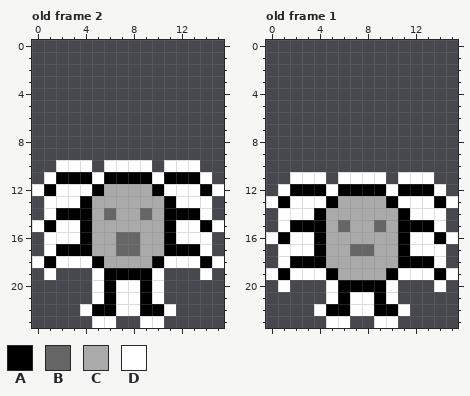
One commit to this pixel-art file: assets/towers.aseprite. The picture above was drawn from the file before the commit.
16x24 pixels, 8 frames. Shown: old frame 2, old frame 1. The commit also changed other frames, which this record leaves out.
Palette (. is transparent): A #000000  B #666666  C #aaaaaa  D #ffffff
Pixels before, old frame 2, first column x 0:
10 ..DDD.DDDD.DDD..
11 .DAAADAAAADAAAD.
12 DADDDACCCCADDDAD
13 .DDDACCCCCCADDD.
14 .DAAACBCCBCAAAD.
15 DADDACCCCCCADDAD
16 .DDDACCBBCCADDD.
17 .DAAACCBBCCAAAD.
18 DADDDACCCCADDDAD
19 .D...DAAAAD...D.
20 .....DADDAD.....
21 .....DADDAD.....
22 ....DAADDAAD....
23 .....DD..DD.....
Pixels before, old frame 1, first column x 0:
11 ..DDD.DDDD.DDD..
12 .DAAADAAAADAAAD.
13 DADDDACCCCADDDAD
14 .DDDACCCCCCADDD.
15 .DAAACBCCBCAAAD.
16 DADDACCCCCCADDAD
17 .DDDACCBBCCADDD.
18 .DAAACCCCCCAAAD.
19 DADDDACCCCADDDAD
20 .D...DAAAAD...D.
21 .....DADDAD.....
22 ....DAADDAAD....
23 .....DD..DD.....
After:
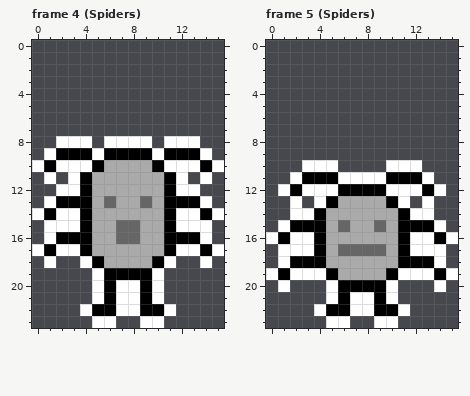
A new or re-ordered frame is compared with the old frame closest to it.
The edit:
frames 8 -> 22
Changed rows in their new state; - is an unchanged pixel.
Frame 4 (Spiders) is new; against old frame 2:
first column x 0:
 8 --DDD-DDDD-DDD--
 9 -DAAADAAAADAAAD-
10 DA---ACCCCA---AD
11 --.D-CCCCCC-D.--
12 ..--AC----CA--..
13 --AA--B--B--AA--
14 DADD--C--C--DDAD
15 .D-----BB-----D.
16 --AA--------AA--
17 DADD---CC---DDAD
18 .D..--------..D.
19 -.------------.-
Frame 5 (Spiders) is new; against old frame 1:
first column x 0:
10 ---DDD----DDD---
11 ---AAA----AAA---
12 ---DD------DD---
13 ..-.--------.-..
14 -.------------.-
17 ------B--B------
